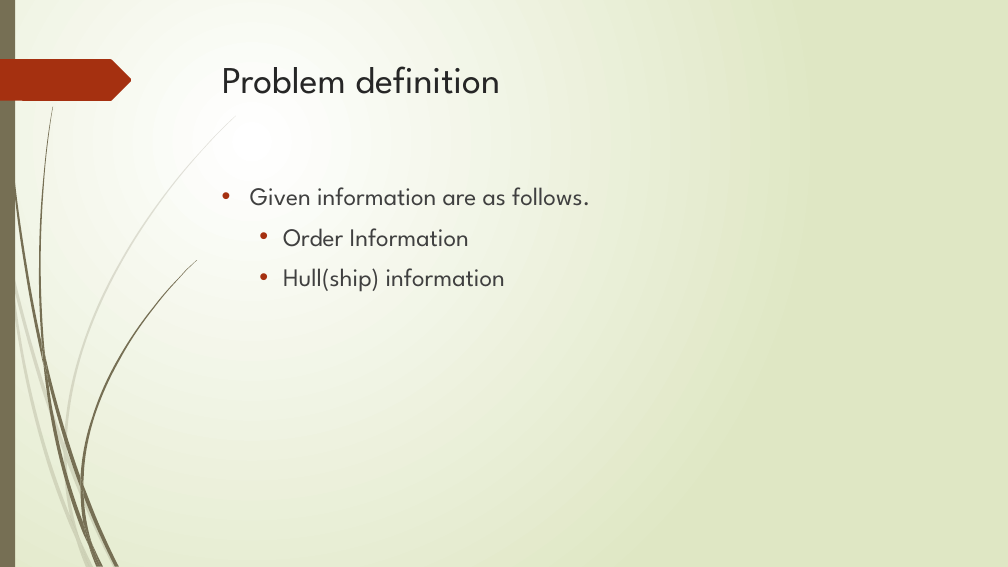
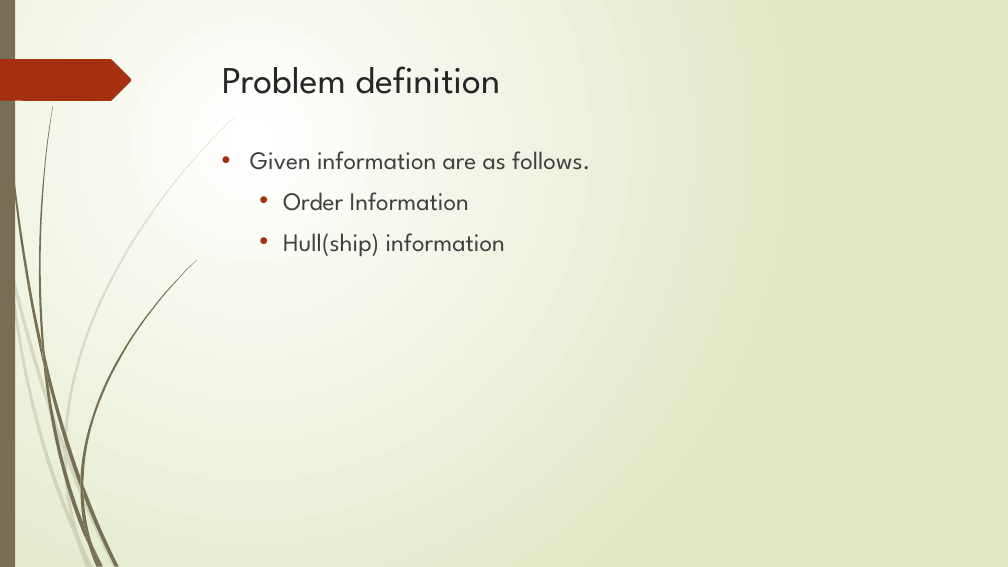
Before and after one commit to r-kurosu/kline_new, a slide deck: slide 6 of 中間報告.pptx. Drawn at 1008x567 pixels with LibreOffice and Linux fonts; fonts in the diff are those of the drawing. Boxes give left, top, right and bottom in pixels: in the first picture for what was removed or moved away, otherwise in the second. Text is boxed around its words. In the diff, an @@ line names an element or a change of style, - is before the commit and + after.

```diff
--- a/中間報告.pptx
+++ b/中間報告.pptx
@@ text "Given information are as follows.": place and size @@
-text "Given information are as follows." at bbox=[250, 187, 590, 292]
+text "Given information are as follows." at bbox=[250, 151, 590, 257]
```
Also in this commit, not shown: 1 other slide changed.
